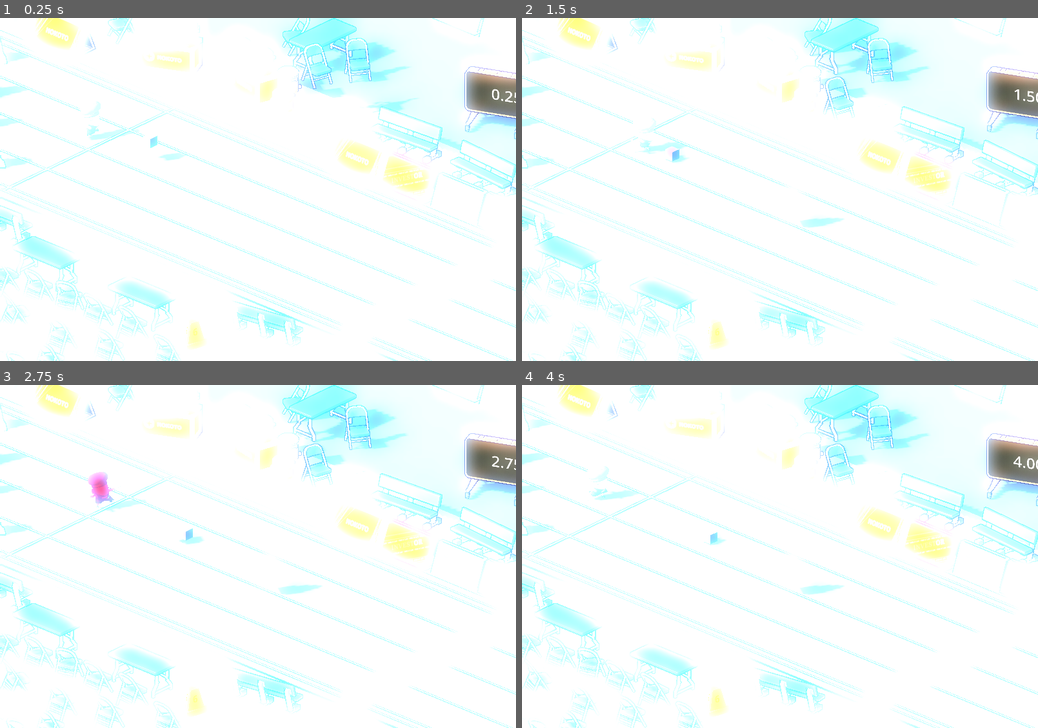
Above: before the commit, frames 1-4 (two rows, left to right).
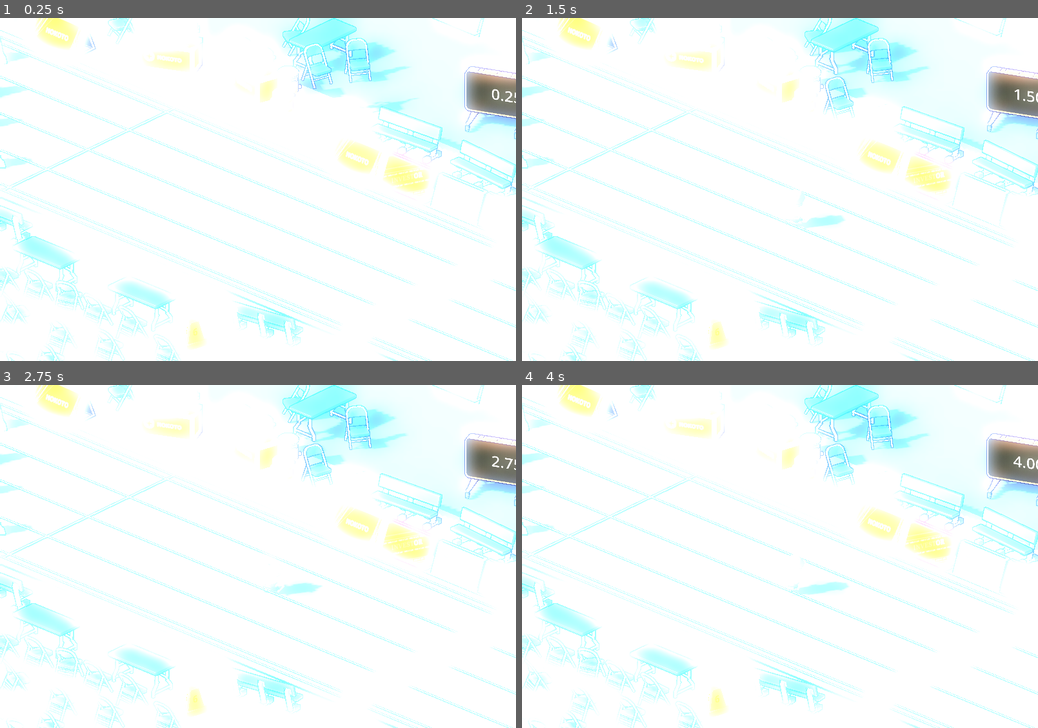
Above: after the commit, the same moments.

Repository: chevvy/sins_of_Father
Game: Godot game, scene res://main.tscn
The game is run twice, just before and just after one commit, with the same random seed, the same clock (stepped at 60 frames per second) and the same inputs.
Inputs:
- Up to frame 1 (0.25 s): no input
- Up to frame 2 (1.5 s): tap Space (interact_4) at 0.6, 1.35 s
- Up to frame 3 (2.75 s): tap Space (interact_4) at 2.1 s
- Up to frame 4 (4 s): tap Space (interact_4) at 2.85, 3.6 s

The runs differ from the first frame. In frame 1, 0.3% of the frame differs, in the area x 15-37%, y 24-42%; in frame 2, 0.4%; in frame 3, 0.6%, in the area x 17-62%, y 25-62%; in frame 4, 0.4%.
Error after the commit: Out of bounds get index '4' (on base: 'Array[Marker3D]') (res://position_list.gd:9)

Commit message:
spawn runner works

Diff:
--- a/Character/Character.tscn
+++ b/Character/Character.tscn
@@ -999,33 +999,34 @@
 "RESET": SubResource("Animation_41pda")
 }
 
-[node name="Character" instance=ExtResource("1_gril0")]
+[node name="Character" node_paths=PackedStringArray("character_mesh") instance=ExtResource("1_gril0")]
 script = ExtResource("2_6500f")
+character_mesh = NodePath("Armature/Skeleton3D/Character")
 
 [node name="Armature" parent="." index="0"]
 transform = Transform3D(0.435, 0, 0, 0, 0.435, 0, 0, 0, 0.435, 0, 0, 0)
 
 [node name="Skeleton3D" parent="Armature" index="0"]
 transform = Transform3D(1, 0, 0, 0, 1, 0, 0, 0, 1, 0, 0.609474, 0)
-bones/0/position = Vector3(3.23253, 4.50002, 1.12465)
-bones/1/position = Vector3(2.87128, 2.40401, -2.28152)
-bones/2/position = Vector3(-3.82416, 4.02163, -0.520116)
-bones/3/position = Vector3(-1.97609, 1.82395, -1.52681)
-bones/4/position = Vector3(2.10288, 0.856466, -0.169991)
-bones/5/position = Vector3(1.49178, 1.83831, 1.87295)
-bones/6/position = Vector3(-1.71669, 0.829223, -0.644431)
-bones/7/position = Vector3(-1.77036, 1.63475, 0.175852)
-bones/9/position = Vector3(0.0360063, 2.32504, -0.762112)
-bones/9/rotation = Quaternion(-0.0437512, -0.168492, 0.0161485, 0.984599)
-bones/10/rotation = Quaternion(-0.0225222, 0.259114, -0.00604395, 0.965565)
-bones/16/rotation = Quaternion(0.127398, -0.203446, -0.053746, 0.969273)
-bones/17/rotation = Quaternion(0.381818, -0.000443317, 0.040422, 0.923353)
-bones/20/rotation = Quaternion(0.313945, 0.590908, 0.308946, 0.675884)
-bones/21/rotation = Quaternion(0.103134, 0.000477538, -0.0109185, 0.994608)
-bones/24/rotation = Quaternion(-0.395714, -0.0837859, 0.124128, 0.906081)
-bones/25/rotation = Quaternion(3.14388e-08, -6.13014e-09, 0.00229898, 0.999997)
-bones/28/rotation = Quaternion(-0.470967, 0.163151, 0.167578, 0.850582)
-bones/29/rotation = Quaternion(2.30734e-08, 7.32548e-09, -0.178584, 0.983925)
+bones/0/position = Vector3(4.2781, 3.03027, -0.0620942)
+bones/1/position = Vector3(2.9753, 3.1395, -1.25175)
+bones/2/position = Vector3(-4.2781, 3.03027, -0.0620942)
+bones/3/position = Vector3(-2.9753, 3.1395, -1.25175)
+bones/4/position = Vector3(0.798164, 0.249907, -0.322066)
+bones/5/position = Vector3(0.798164, 1.08845, 0.465509)
+bones/6/position = Vector3(-0.798164, 0.249907, -0.322066)
+bones/7/position = Vector3(-0.798164, 1.08845, 0.465509)
+bones/9/position = Vector3(0, 2.06468, -0.0466762)
+bones/9/rotation = Quaternion(0.0233191, 0, 0, 0.999728)
+bones/10/rotation = Quaternion(-0.0233191, 0, 0, 0.999728)
+bones/16/rotation = Quaternion(0.0247108, 0.00511074, -0.12812, 0.991438)
+bones/17/rotation = Quaternion(0.136589, -0.000475573, 0.0144603, 0.990522)
+bones/20/rotation = Quaternion(0.0247108, -0.00511078, 0.12812, 0.991438)
+bones/21/rotation = Quaternion(0.136589, 0.000475573, -0.0144603, 0.990522)
+bones/24/rotation = Quaternion(-0.697285, 0.0253077, 0.0259825, 0.715876)
+bones/25/rotation = Quaternion(3.74859e-09, -1.06111e-08, 0.0840463, 0.996462)
+bones/28/rotation = Quaternion(-0.697285, -0.0253077, -0.0259825, 0.715876)
+bones/29/rotation = Quaternion(3.74859e-09, 1.06111e-08, -0.0840463, 0.996462)
 
 [node name="AnimationPlayer" parent="." index="1"]
 libraries = {
--- a/Character/CharacterVisual.gd
+++ b/Character/CharacterVisual.gd
@@ -1,10 +1,15 @@
 class_name CharacterVisual extends Node3D
 
 @onready var animationPlayer: AnimationPlayer = $AnimationPlayer
+@export var character_mesh: MeshInstance3D
 
 func _ready():
 	#idle_animation()
 	run_animation()
+
+func set_runner_material(mat: BaseMaterial3D):
+
+	character_mesh.material_override = mat
 
 func hit_animation():
 	animationPlayer.play("Character_Hurt")
--- a/Character/CharacterWithController.gd
+++ b/Character/CharacterWithController.gd
@@ -1,19 +1,24 @@
-extends CharacterBody3D
+class_name CharacterWithController extends CharacterBody3D
 
 
 const SPEED = 40
 const PUSH_FORCE = 5
 var is_being_knockedback := false
 var knockback_dir : Vector3 = Vector3(0, 0 ,0)
+var player_id: int = -1
 
 @export var goal_marker: Marker3D
 @export var knockback_timer: Timer
 @export var char_visual: CharacterVisual
 
+func set_runner_info(new_player_id: int, mat: BaseMaterial3D):
+	player_id = new_player_id
+	char_visual.set_runner_material(mat)
+
 
 func _physics_process(delta):
 	# Add the gravity.
-	var move_vec = (goal_marker.position - position).normalized() * 5 * delta
+	var move_vec = (goal_marker.global_position - global_position).normalized() * 5 * delta
 	if is_being_knockedback:
 		knockback_dir.y = 0
 		velocity = move_vec + knockback_dir * PUSH_FORCE
@@ -25,6 +30,7 @@
 	apply_collision()
 
 	lerp(knockback_dir, Vector3.ZERO, 0.8)
+
 
 func apply_collision():
 	# after calling move_and_slide()
--- a/Character/Material/Mat_Character_03.tres
+++ b/Character/Material/Mat_Character_03.tres
@@ -1,7 +1,7 @@
 [gd_resource type="StandardMaterial3D" load_steps=3 format=3 uid="uid://cltpu47fbncji"]
 
 [ext_resource type="Texture2D" uid="uid://c4tceyesofayx" path="res://Character/Material/Character_03.png" id="1_eba8q"]
-[ext_resource type="Material" uid="uid://c4d4ujfuvmhe7" path="res://Character/Material/Mat_Outline_03.tres" id="2_yg2p8"]
+[ext_resource type="Material" uid="uid://c4d4ujfuvmhe7" path="res://Character/Material/Mat_Outline_04.tres" id="2_yg2p8"]
 
 [resource]
 resource_name = "Character_Mat"
--- a/Character/character_manager.gd
+++ b/Character/character_manager.gd
@@ -1,11 +1,12 @@
 extends Node
 
+signal on_player_spawn
 
 # Called when the node enters the scene tree for the first time.
 func _ready():
+	on_player_spawn.connect(_spawn_player)
 	pass # Replace with function body.
 
-
-# Called every frame. 'delta' is the elapsed time since the previous frame.
-func _process(delta):
+func _spawn_player(player_id: int):
+	print("spawned character" + String.num_int64(player_id))
 	pass
--- a/Player/Input/player_input_manager.gd
+++ b/Player/Input/player_input_manager.gd
@@ -4,6 +4,10 @@
 
 @export var inputMaps: Array[PlayerInputMap] = []
 @export var playerScene: PackedScene
+@export var runner_spawn_list: PositionsList
+@export var runner_goal_list: PositionsList
+@export var runner_scene: PackedScene
+@export var runner_material: Array[BaseMaterial3D] = []
 
 var playerIdPerSpawnKey: Dictionary = {
 	"interact_0": 0,
@@ -21,6 +25,12 @@
 
 	if playerScene == null:
 		printerr("Missing player scene on input manager")
+
+	if runner_goal_list == null:
+		printerr("Missing runner_goal_list on input manager")
+
+	if runner_spawn_list == null:
+		printerr("Missing runner_spawn_list on input manager")
 
 
 func _unhandled_input(event):
@@ -46,10 +56,21 @@
 		_set_player_states(player_id)
 		player.set_player_settings(player_id, input_map)
 		add_child(player)
+		# CharacterManager.on_player_spawn.emit(player_id)
 		print("spawned player" + String.num_int64(player_id))
+
+		spawn_runner_with_goal(player_id)
 	else:
 		printerr("playerScene reference in inputmanager is not a player")
 		player.queue_free()
+
+func spawn_runner_with_goal(player_id: int):
+	var runner := runner_scene.instantiate() as CharacterWithController
+	add_child(runner)
+	runner.goal_marker = runner_goal_list.get_position_for_player(player_id)
+	runner.position = runner_spawn_list.get_position_for_player(player_id).position
+	runner.set_runner_info(player_id, runner_material[player_id])
+	runner.rotation.y = 90
 
 func _set_player_states(id: int):
 	if playerStates.has(id):
--- a/main.tscn
+++ b/main.tscn
@@ -1,10 +1,15 @@
-[gd_scene load_steps=16 format=3 uid="uid://d0lhsaljjxagk"]
+[gd_scene load_steps=20 format=3 uid="uid://d0lhsaljjxagk"]
 
 [ext_resource type="PackedScene" uid="uid://dfihjb47icua3" path="res://Environment/ground.tscn" id="1_lax2e"]
+[ext_resource type="PackedScene" uid="uid://3fhmyln3sout" path="res://Character/CharacterWithController.tscn" id="3_bv4ne"]
 [ext_resource type="PackedScene" uid="uid://dtsr5n0n2w4jj" path="res://Environment/Track.tscn" id="3_h0ngw"]
 [ext_resource type="PackedScene" uid="uid://dstr5dso05ljk" path="res://Player/Input/PlayerInputSystems.tscn" id="3_vkeb7"]
 [ext_resource type="PackedScene" uid="uid://b2bxoaditrw1i" path="res://Environment/WorldEnvironment.tscn" id="4_2bakf"]
+[ext_resource type="Material" uid="uid://chnyxxwtpjblt" path="res://Character/Material/Mat_Character_01.tres" id="4_jkol8"]
 [ext_resource type="PackedScene" uid="uid://r8wjvsskxegb" path="res://Environment/Assets/Clock.tscn" id="5_8oghq"]
+[ext_resource type="Material" uid="uid://dvceat427cpjf" path="res://Character/Material/Mat_Character_02.tres" id="5_fqtck"]
+[ext_resource type="Material" uid="uid://cltpu47fbncji" path="res://Character/Material/Mat_Character_03.tres" id="6_l6pe0"]
+[ext_resource type="Material" uid="uid://hhau5td7f5m1" path="res://Character/Material/Mat_Character_04.tres" id="7_7mo5q"]
 [ext_resource type="PackedScene" uid="uid://b4igp5ancnhj" path="res://Environment/Assets/Bench.tscn" id="7_hphln"]
 [ext_resource type="PackedScene" uid="uid://cqskj4g2vs5tp" path="res://Environment/Assets/Cone.tscn" id="8_xbdb7"]
 [ext_resource type="PackedScene" uid="uid://b5eialyw6a5im" path="res://Environment/Assets/Counter.tscn" id="9_j544m"]
@@ -13,15 +18,18 @@
 [ext_resource type="PackedScene" uid="uid://mico01s75ed4" path="res://Environment/Assets/Panel.tscn" id="12_ech7l"]
 [ext_resource type="PackedScene" uid="uid://fam86exg3dd6" path="res://Environment/Assets/Table.tscn" id="13_8nx56"]
 [ext_resource type="PackedScene" uid="uid://bwcige5i3nkxw" path="res://Environment/Assets/Panel_02.tscn" id="13_8v324"]
-[ext_resource type="PackedScene" uid="uid://cidynks8xeyjy" path="res://Items/possessable.tscn" id="15_sanh1"]
-[ext_resource type="PackedScene" uid="uid://3fhmyln3sout" path="res://Character/CharacterWithController.tscn" id="15_winyk"]
+[ext_resource type="Script" path="res://position_list.gd" id="15_oajcy"]
 
 [node name="Main" type="Node"]
 
 [node name="Ground" parent="." instance=ExtResource("1_lax2e")]
 transform = Transform3D(1, -0.000218109, 0.000118454, 0.000218127, 1, -8.32592e-05, -0.000118423, 8.33042e-05, 1, -0.00673945, -0.439103, -0.0153521)
 
-[node name="PlayerInputSystems" parent="." instance=ExtResource("3_vkeb7")]
+[node name="PlayerInputSystems" parent="." node_paths=PackedStringArray("runner_spawn_list", "runner_goal_list") instance=ExtResource("3_vkeb7")]
+runner_spawn_list = NodePath("../RunnerSpawnPosition")
+runner_goal_list = NodePath("../RunnerGoalPosition")
+runner_scene = ExtResource("3_bv4ne")
+runner_material = Array[BaseMaterial3D]([ExtResource("4_jkol8"), ExtResource("5_fqtck"), ExtResource("6_l6pe0"), ExtResource("7_7mo5q")])
 
 [node name="track" parent="." instance=ExtResource("3_h0ngw")]
 transform = Transform3D(1, -0.000218109, 0.000118454, 0.000218127, 1, -8.32592e-05, -0.000118423, 8.33042e-05, 1, 0.079, -0.01, -0.043)
@@ -201,18 +209,38 @@
 [node name="Table3" parent="Assets" instance=ExtResource("13_8nx56")]
 transform = Transform3D(1, 0, 0, 0, 1, 0, 0, 0, 1, -8.18843, 0.147765, 23.7669)
 
-[node name="PossessablesTest" type="Node" parent="."]
-
-[node name="Possessable" parent="PossessablesTest" instance=ExtResource("15_sanh1")]
-transform = Transform3D(1, 0, 0, 0, 1, 0, 0, 0, 1, -18.8298, 2.48577, -2.67715)
-
 [node name="Runners" type="Node3D" parent="."]
 
-[node name="CharacterRigidWithGoal" type="Node3D" parent="Runners"]
-
-[node name="goal" type="Marker3D" parent="Runners/CharacterRigidWithGoal"]
-transform = Transform3D(1, 0, 0, 0, 1, 0, 0, 0, 1, 25.6123, 0, -3.12761)
-
-[node name="CharacterBody3D" parent="Runners/CharacterRigidWithGoal" node_paths=PackedStringArray("goal_marker") instance=ExtResource("15_winyk")]
-transform = Transform3D(-4.37114e-08, 3.48787e-16, 1, 3.48787e-16, 1, -3.48787e-16, -1, 3.48787e-16, -4.37114e-08, -27.1295, 0, -2.35307)
-goal_marker = NodePath("../goal")
+[node name="RunnerSpawnPosition" type="Node3D" parent="." node_paths=PackedStringArray("player_list")]
+transform = Transform3D(1, 0, 0, 0, 1, 0, 0, 0, 1, 0, 2.3499, 0)
+script = ExtResource("15_oajcy")
+player_list = [NodePath("RunnerSpawn0"), NodePath("RunnerSpawn1"), NodePath("RunnerSpawn2"), NodePath("RunnerSpawn3")]
+
+[node name="RunnerSpawn0" type="Marker3D" parent="RunnerSpawnPosition"]
+transform = Transform3D(1, 0, 0, 0, 1, 0, 0, 0, 1, -26.9007, 0, -9)
+
+[node name="RunnerSpawn1" type="Marker3D" parent="RunnerSpawnPosition"]
+transform = Transform3D(1, 0, 0, 0, 1, 0, 0, 0, 1, -26.9007, 0, -3)
+
+[node name="RunnerSpawn2" type="Marker3D" parent="RunnerSpawnPosition"]
+transform = Transform3D(1, 0, 0, 0, 1, 0, 0, 0, 1, -26.9007, 0, 3)
+
+[node name="RunnerSpawn3" type="Marker3D" parent="RunnerSpawnPosition"]
+transform = Transform3D(1, 0, 0, 0, 1, 0, 0, 0, 1, -26.9007, 0, 9)
+
+[node name="RunnerGoalPosition" type="Node3D" parent="." node_paths=PackedStringArray("player_list")]
+transform = Transform3D(1, 0, 0, 0, 1, 0, 0, 0, 1, 53, 2.3499, 0)
+script = ExtResource("15_oajcy")
+player_list = [NodePath("RunnerGoal0"), NodePath("RunnerGoal1"), NodePath("RunnerGoal2"), NodePath("RunnerGoal3")]
+
+[node name="RunnerGoal0" type="Marker3D" parent="RunnerGoalPosition"]
+transform = Transform3D(1, 0, 0, 0, 1, 0, 0, 0, 1, -26.9007, 0, -9)
+
+[node name="RunnerGoal1" type="Marker3D" parent="RunnerGoalPosition"]
+transform = Transform3D(1, 0, 0, 0, 1, 0, 0, 0, 1, -26.9007, 0, -3)
+
+[node name="RunnerGoal2" type="Marker3D" parent="RunnerGoalPosition"]
+transform = Transform3D(1, 0, 0, 0, 1, 0, 0, 0, 1, -26.9007, 0, 3)
+
+[node name="RunnerGoal3" type="Marker3D" parent="RunnerGoalPosition"]
+transform = Transform3D(1, 0, 0, 0, 1, 0, 0, 0, 1, -26.9007, 0, 9)
--- /dev/null
+++ b/position_list.gd
@@ -0,0 +1,12 @@
+## A list of position based on player index
+class_name PositionsList extends Node3D
+
+## List of position based on player index (0 to 3)
+@export var player_list: Array[Marker3D] = []
+
+
+func get_position_for_player(player_id: int) -> Marker3D:
+	var player_position = player_list[player_id]
+	if player_position:
+		return player_position
+	return null
--- a/project.godot
+++ b/project.godot
@@ -19,6 +19,7 @@
 
 PossessableRessourceManager="*res://Items/possessable_ressource_manager.gd"
 CameraManager="*res://Environment/camera_manager.gd"
+CharacterManager="*res://Character/character_manager.gd"
 
 [display]
 
